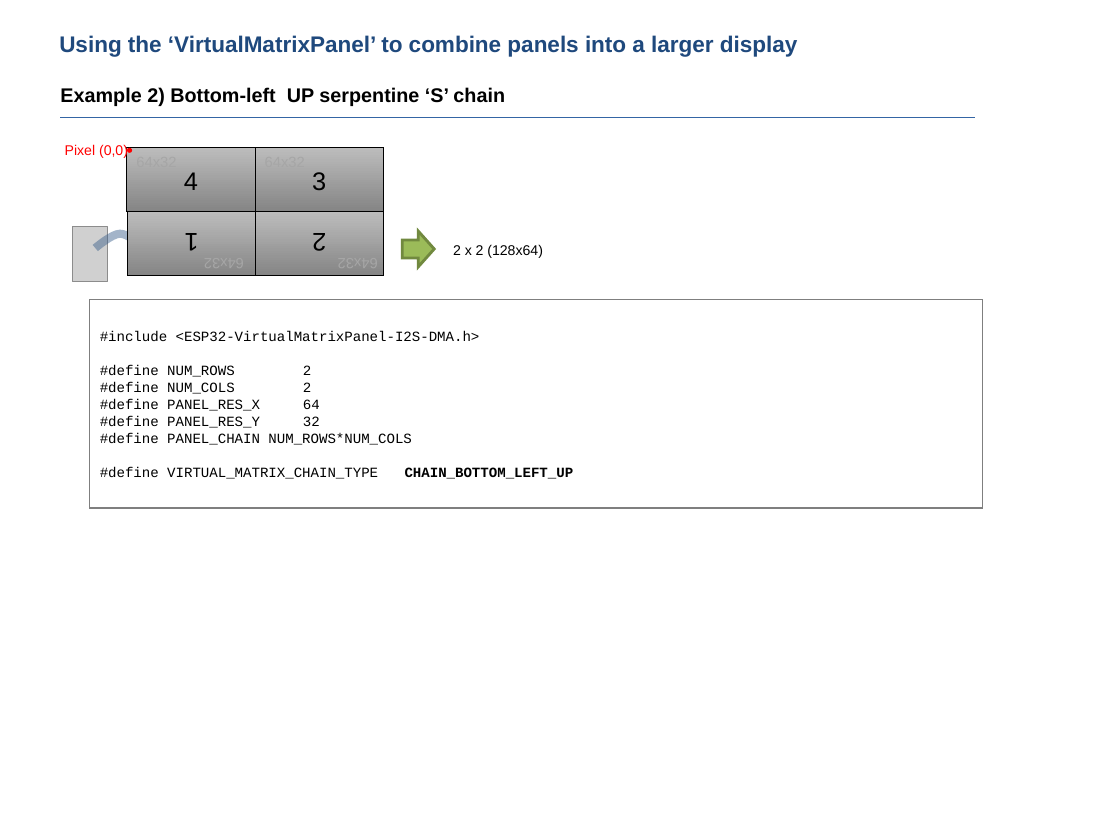
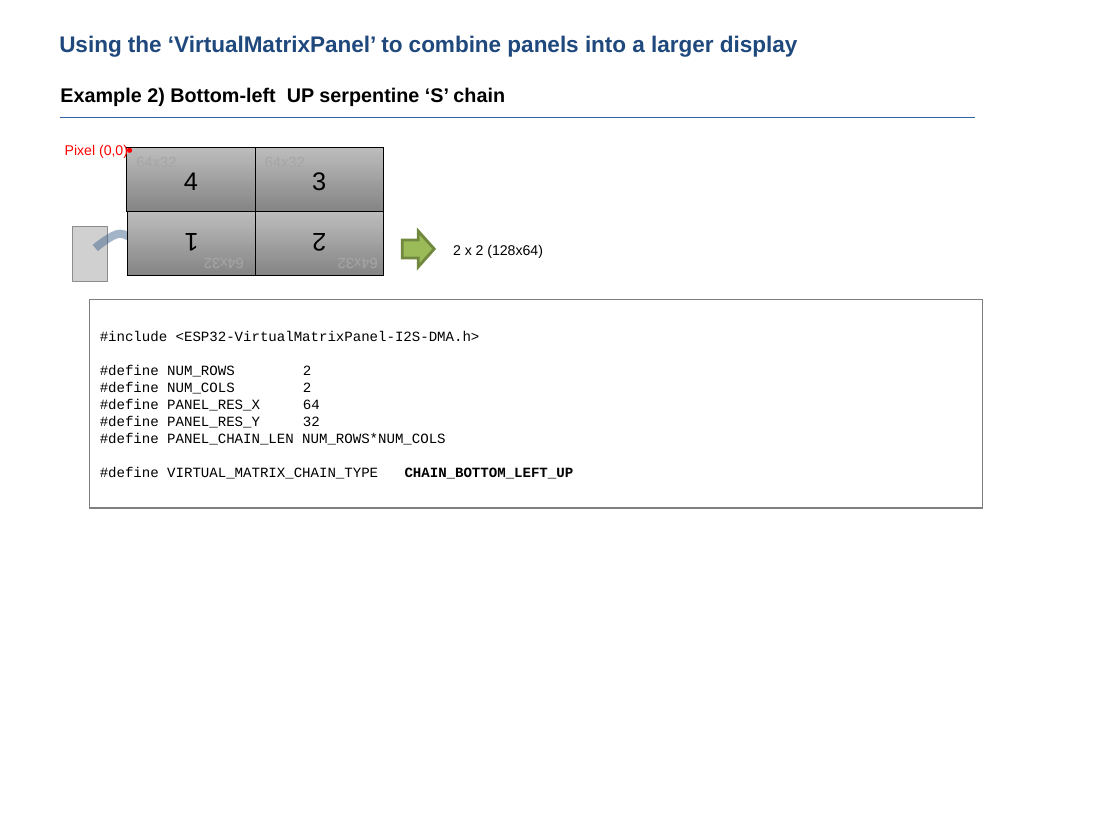
Before and after one commit to mrcodetastic/ESP32-HUB75-MatrixPanel-DMA, a slide deck: slide 2 of doc/VirtualMatrixPanel.odp. Drawn at 1120x840 pixels with LibreOffice and Linux fonts; fonts in the diff are those of the drawing; grey boxes stand for pictures. Boxes give left, top, right and bottom in pixels: in the first picture for what was removed or moved away, otherwise in the second. Text is boxed around its words. In the diff, an @@ line names an element or a change of style, - is before the commit and + after.

Commit message:
VirtualMatrixPanel_T
Initial release

```diff
--- a/doc/VirtualMatrixPanel.odp
+++ b/doc/VirtualMatrixPanel.odp
@@ text in freeform shape at (x1=100, y1=433, x2=445, y2=445): text changed @@
-#define PANEL_CHAIN NUM_ROWS*NUM_COLS
+#define PANEL_CHAIN_LEN NUM_ROWS*NUM_COLS
```
Also in this commit, not shown: 3 other slides changed, 7 other files.
